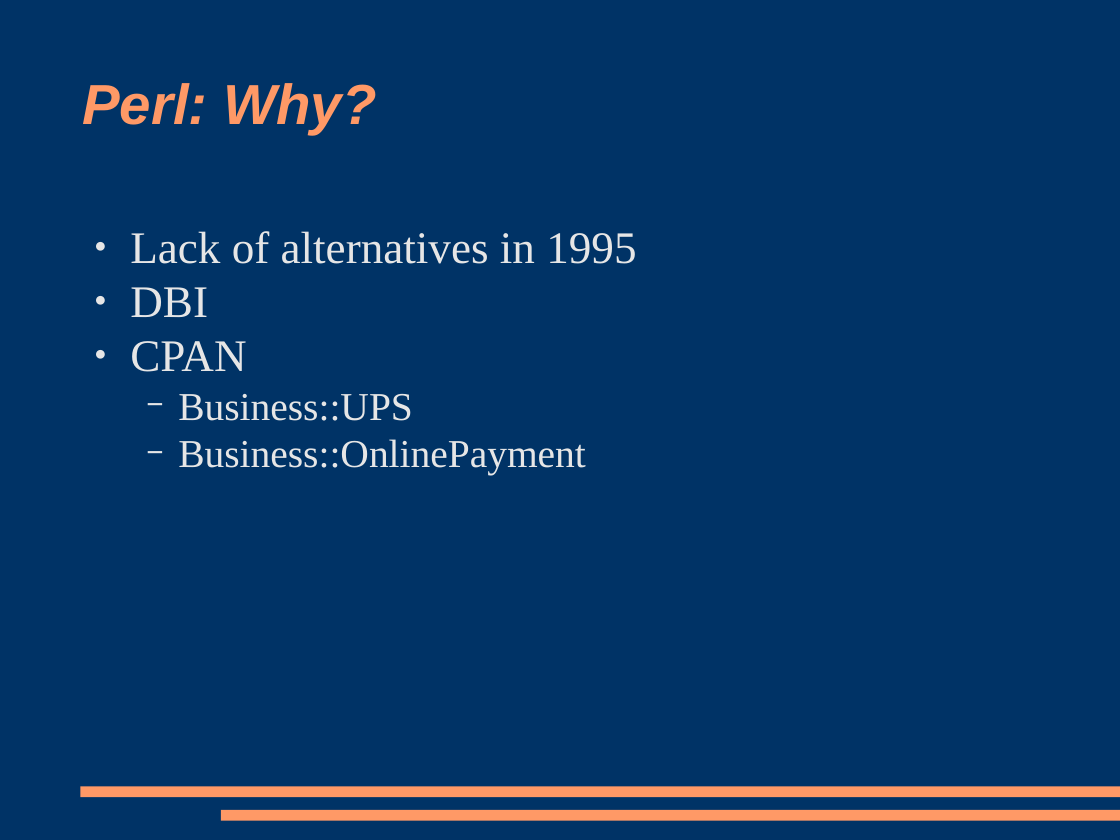
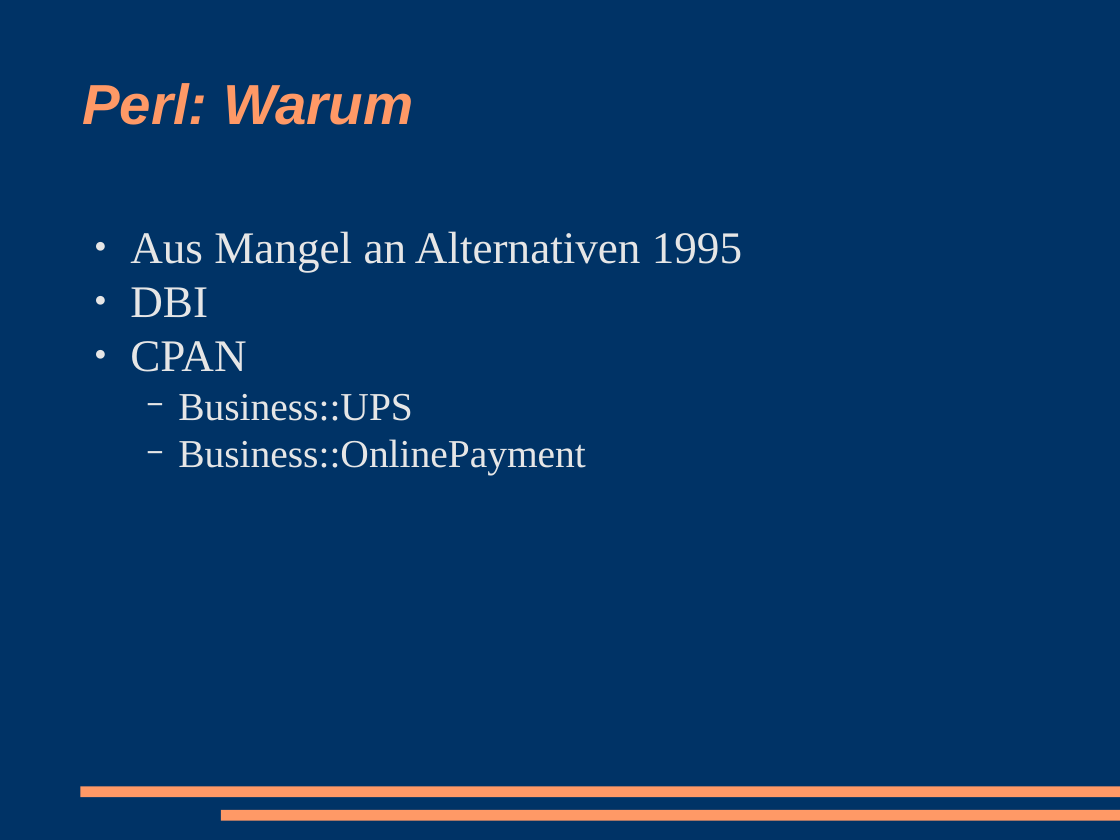
Before and after one commit to racke/Presentations, a slide deck: slide 10 of cebit2009/interchange.odp. Drawn at 1120x840 pixels with LibreOffice and Linux fonts; fonts in the diff are those of the drawing. Boxes give left, top, right and bottom in pixels: in the first picture for what was removed or moved away, otherwise in the second. Text is boxed around its words. In the diff, an @@ line names an element or a change of style, - is before the commit and + after.

```diff
--- a/cebit2009/interchange.odp
+++ b/cebit2009/interchange.odp
@@ title at [82, 83, 413, 125]: text changed @@
-Perl: Why?
+Perl: Warum
@@ text at [130, 231, 742, 272]: text changed @@
-● Lack of alternatives in 1995
+● Aus Mangel an Alternativen 1995
```
Also in this commit, not shown: 8 other slides changed, 4 slides added, 3 slides removed, 2 other files.
